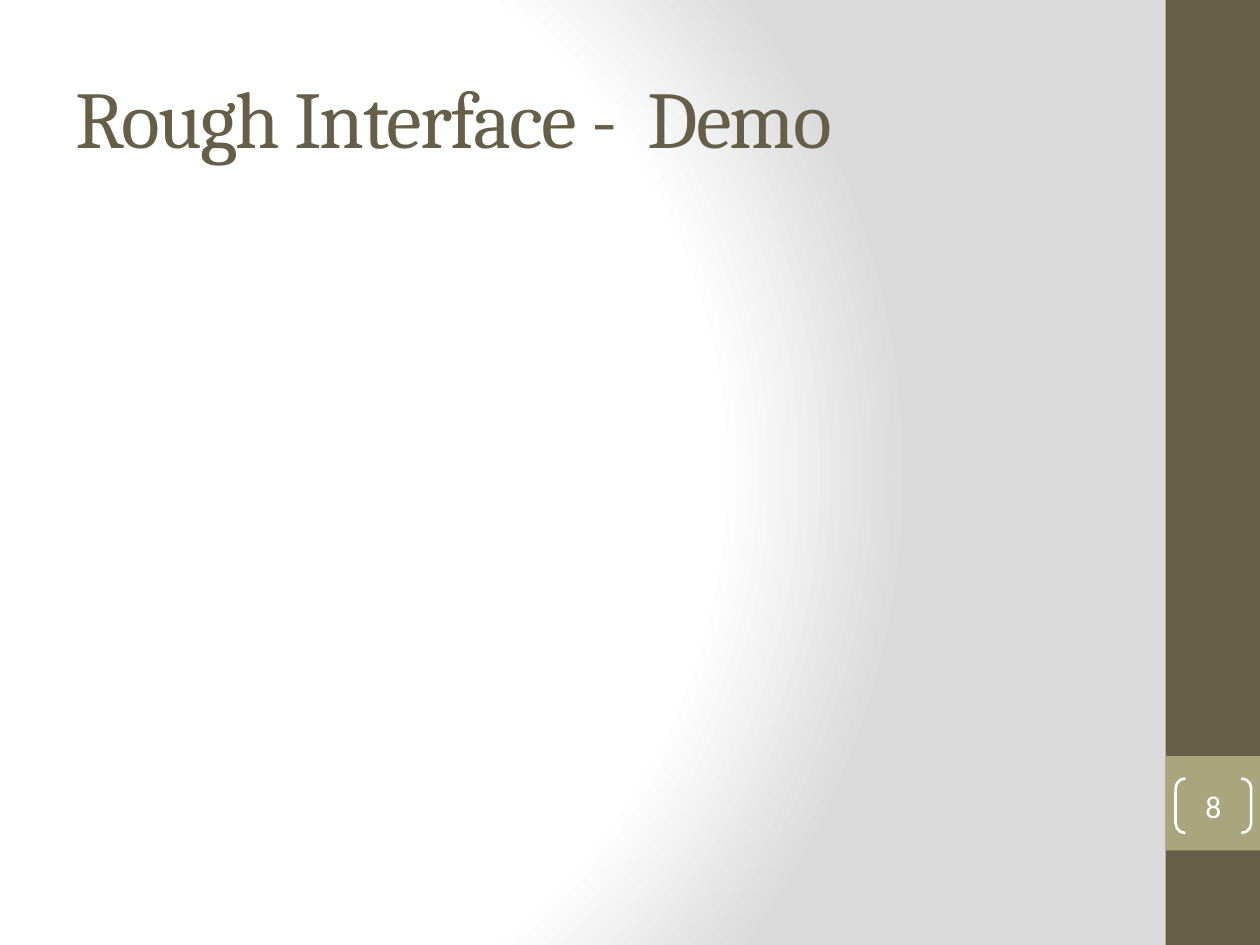
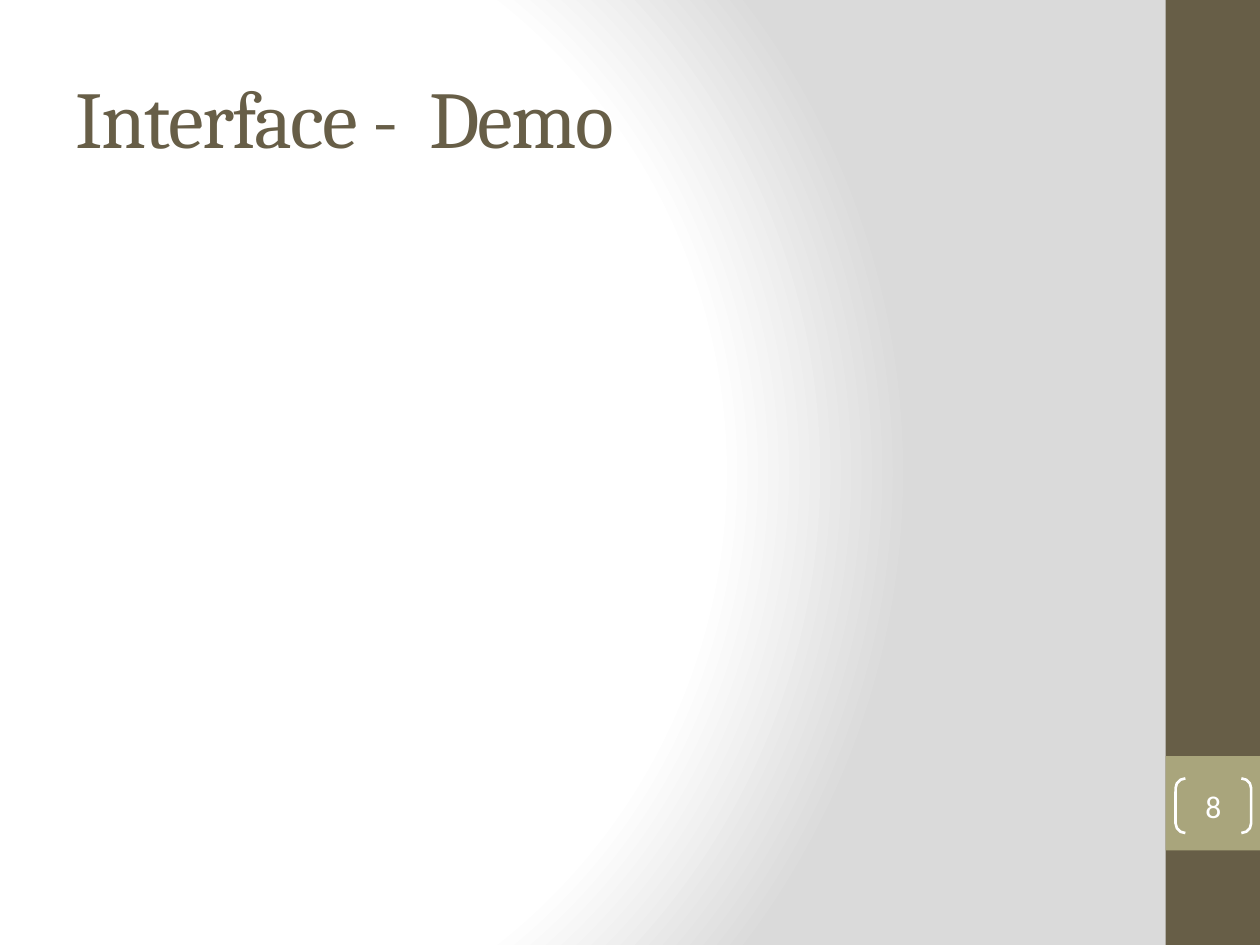
Before and after one commit to DanLain/ProjectManagement, a slide deck: slide 8 of Iteration 3 PowerPoint/Team 3 Iteration 3.pptx. Drawn at 1260x945 pixels with LibreOffice and Linux fonts; fonts in the diff are those of the drawing. Boxes give left, top, right and bottom in pixels: in the first picture for what was removed or moved away, otherwise in the second. Text is boxed around its words. In the diff, an @@ line names an element or a change of style, - is before the commit and + after.

```diff
--- a/Iteration 3 PowerPoint/Team 3 Iteration 3.pptx
+++ b/Iteration 3 PowerPoint/Team 3 Iteration 3.pptx
@@ title at (76, 91, 614, 149): text changed @@
-Rough Interface - Demo
+Interface - Demo
```
Also in this commit, not shown: 3 other slides changed.
